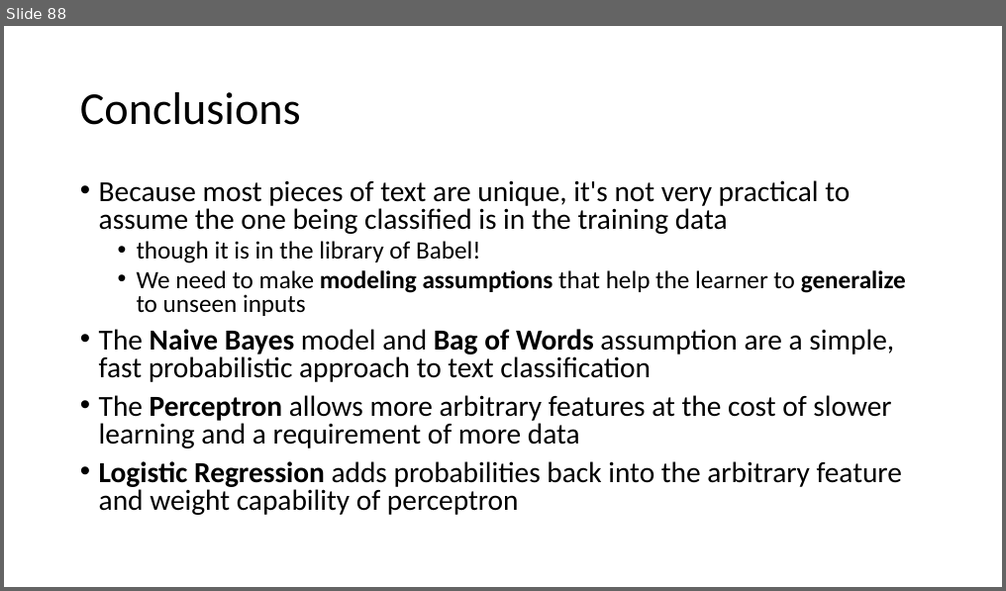
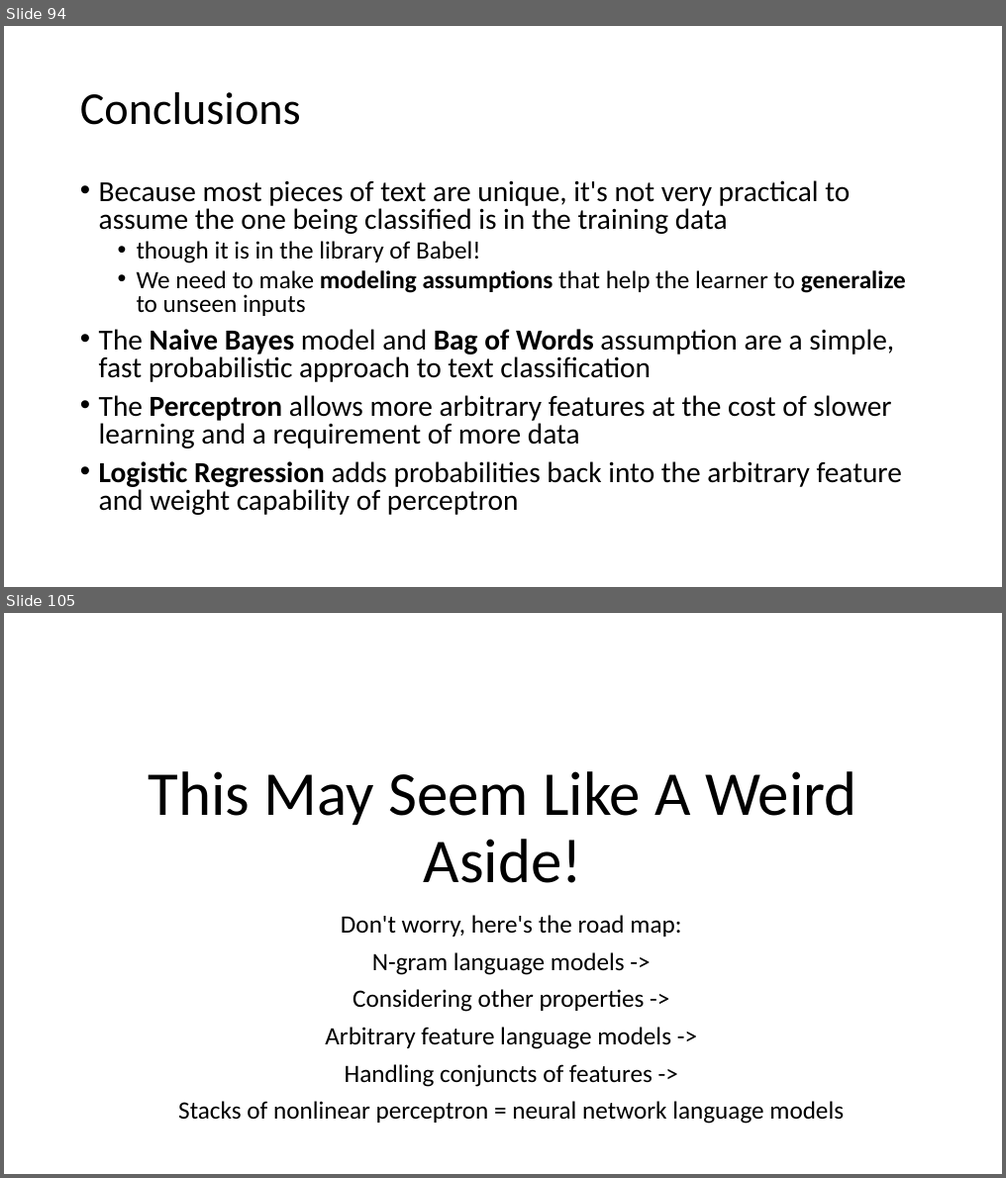
Before and after one commit to isi-nlp/csci_544_fa_18_slides, a slide deck: review_1003.pptx. Shown one above the other, each under a label of ours: slide 88 before the commit, slides 94 and 105 after it; the slides between them are not shown. The pictures are 1006x591 and 1006x1178 pixels, drawn with LibreOffice and Linux fonts; fonts in the diff are those of the drawing. Boxes give left, top, right and bottom in pixels: in the first picture for what was removed or moved away, otherwise in the second. Text is boxed around its words. In the diff, an @@ line names an element or a change of style, - is before the commit and + after.

```diff
--- a/review_1003.pptx
+++ b/review_1003.pptx
@@ slide 105 added at [4, 613, 1002, 1174], background #FFFFFF @@
@@ title added at [149, 771, 857, 883], 60 pt, text #000000 @@
+This May Seem Like A Weird Aside!
@@ subtitle added at [178, 915, 844, 1124], 24 pt, text #000000 @@
+Don't worry, here's the road map:
+N-gram language models ->
+Considering other properties ->
+Arbitrary feature language models ->
+Handling conjuncts of features ->
+Stacks of nonlinear perceptron = neural network language models
@@ what was slide 88 is now slide 94 @@
```
Also in this commit, not shown: 1 slide changed, 48 other slides added.
